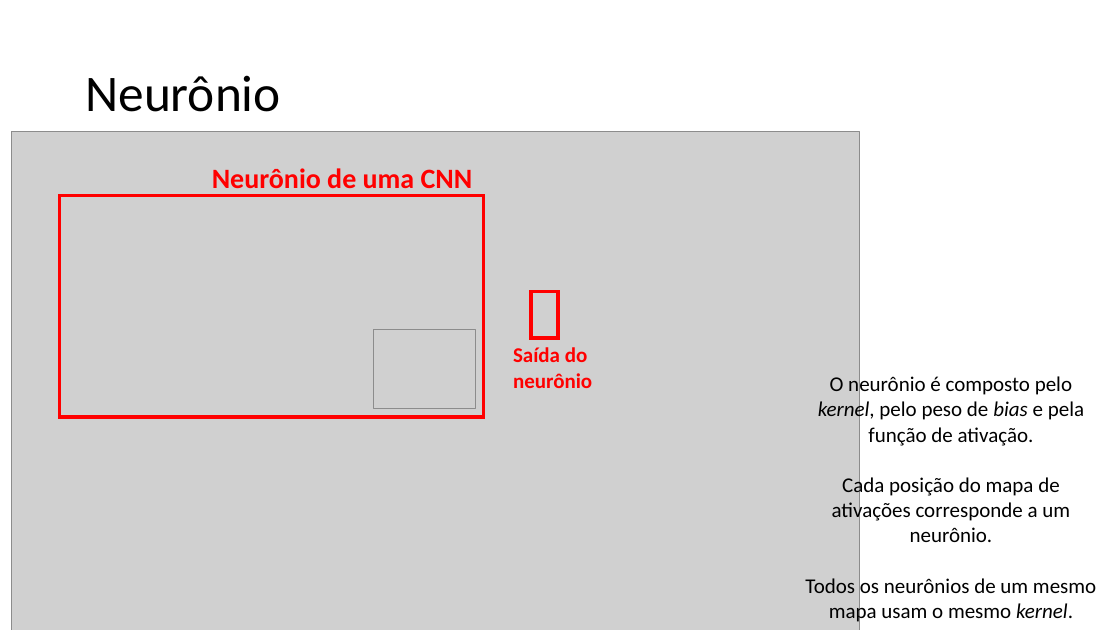
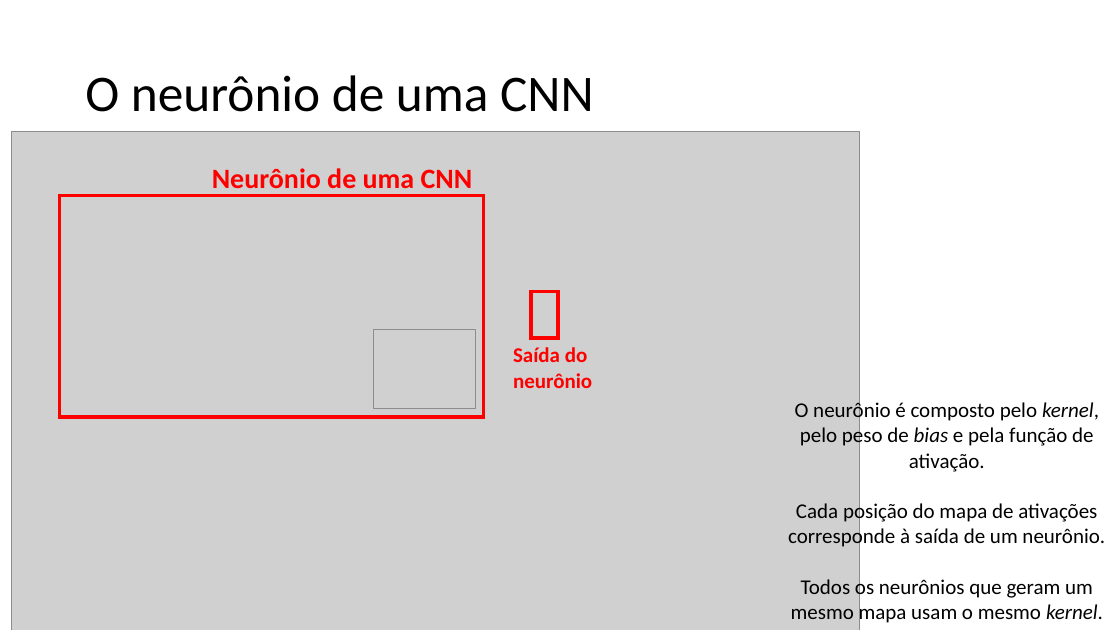
Before and after one commit to zz4fap/c24_inteligencia_artificial, a slide deck: slide 55 of slides/C24_CNN.pptx. Drawn at 1120x630 pixels with LibreOffice and Linux fonts; fonts in the diff are those of the drawing; grey boxes stand for pictures. Boxes give left, top, right and bottom in pixels: in the first picture for what was removed or moved away, otherwise in the second. Text is boxed around its words. In the diff, an @@ line names an element or a change of style, - is before the commit and + after.

```diff
--- a/slides/C24_CNN.pptx
+++ b/slides/C24_CNN.pptx
@@ title at bbox=[85, 75, 594, 112]: text changed @@
-Neurônio
+O neurônio de uma CNN
@@ text "O neurônio é composto pelo ...": place and size @@
-text "O neurônio é composto pelo ..." at bbox=[805, 374, 1096, 625]
+text "O neurônio é composto pelo ..." at bbox=[788, 400, 1105, 625]
@@ text at bbox=[788, 500, 1105, 625]: text changed @@
-Cada posição do mapa de ativações corresponde a um neurônio.
-Todos os neurônios de um mesmo mapa usam o mesmo kernel.
+Cada posição do mapa de ativações corresponde à saída de um neurônio.
+Todos os neurônios que geram um mesmo mapa usam o mesmo kernel.
```
Also in this commit, not shown: 11 other slides changed, 1 slide removed.
